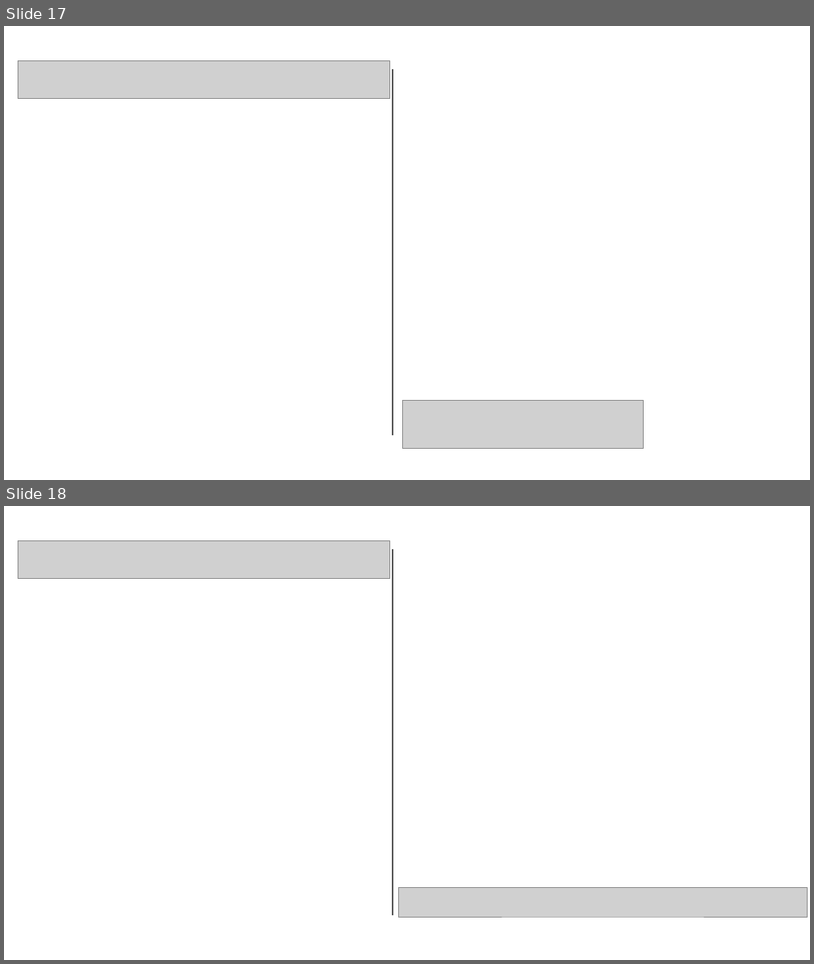
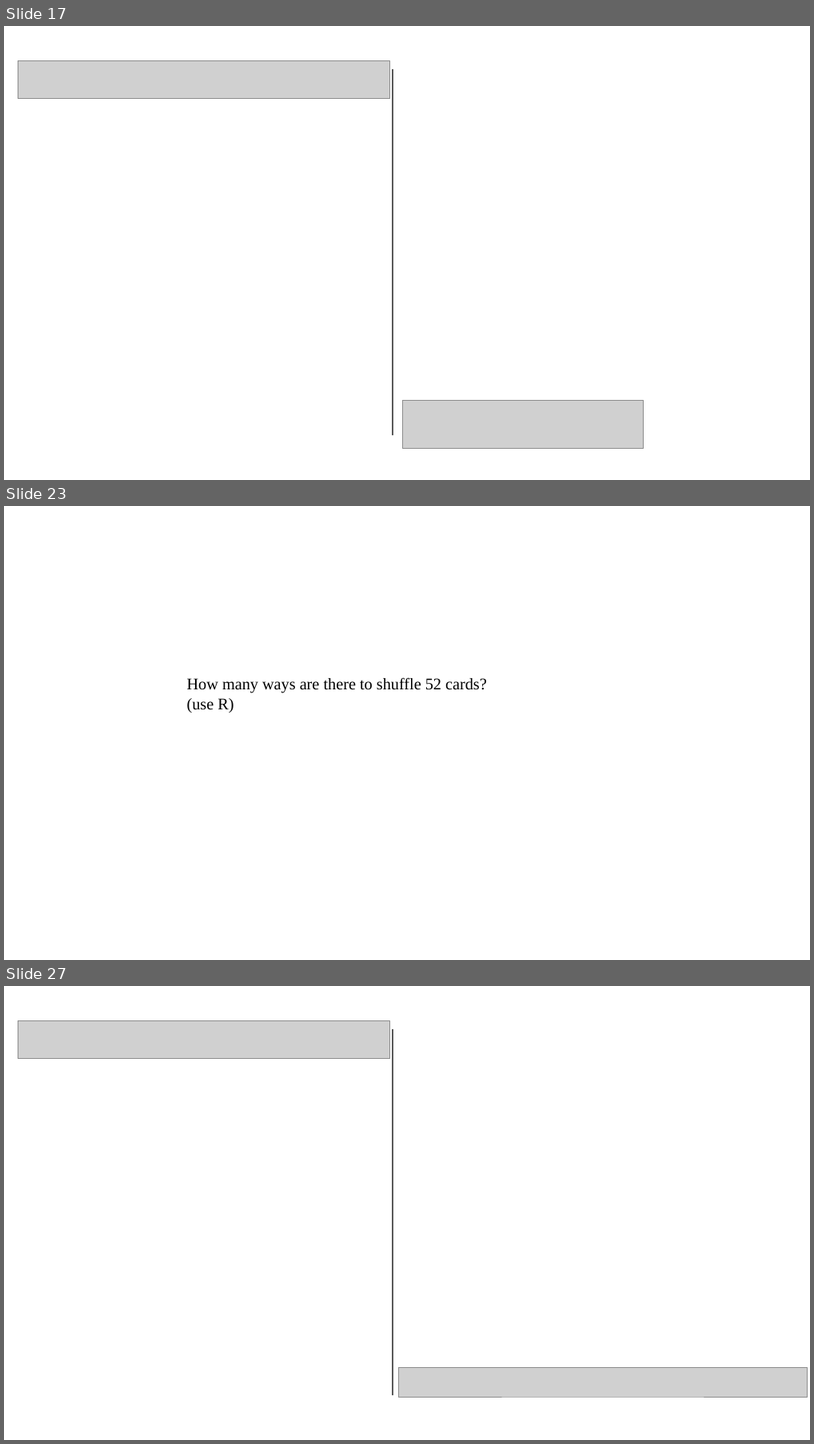
Before and after one commit to pvermees/geostats, a slide deck: slides/quizzes.odp. Shown one above the other, each under a label of ours: slides 17 and 18 before the commit, slides 17, 23 and 27 after it; the slides between them are not shown. The pictures are 814x964 and 814x1444 pixels, drawn with LibreOffice and Linux fonts; fonts in the diff are those of the drawing; grey boxes stand for pictures. Boxes give left, top, right and bottom in pixels: in the first picture for what was removed or moved away, otherwise in the second. Text is boxed around its words. In the diff, an @@ line names an element or a change of style, - is before the commit and + after.

```diff
--- a/slides/quizzes.odp
+++ b/slides/quizzes.odp
@@ slide 23 added at (x1=4, y1=506, x2=810, y2=960), background #FFFFFF @@
@@ text added at (x1=187, y1=677, x2=487, y2=712), 16 pt, text #000000 @@
+How many ways are there to shuffle 52 cards?
+(use R)
@@ what was slide 18 is now slide 27 @@
```
Also in this commit, not shown: 8 other slides added, 4 other files.
